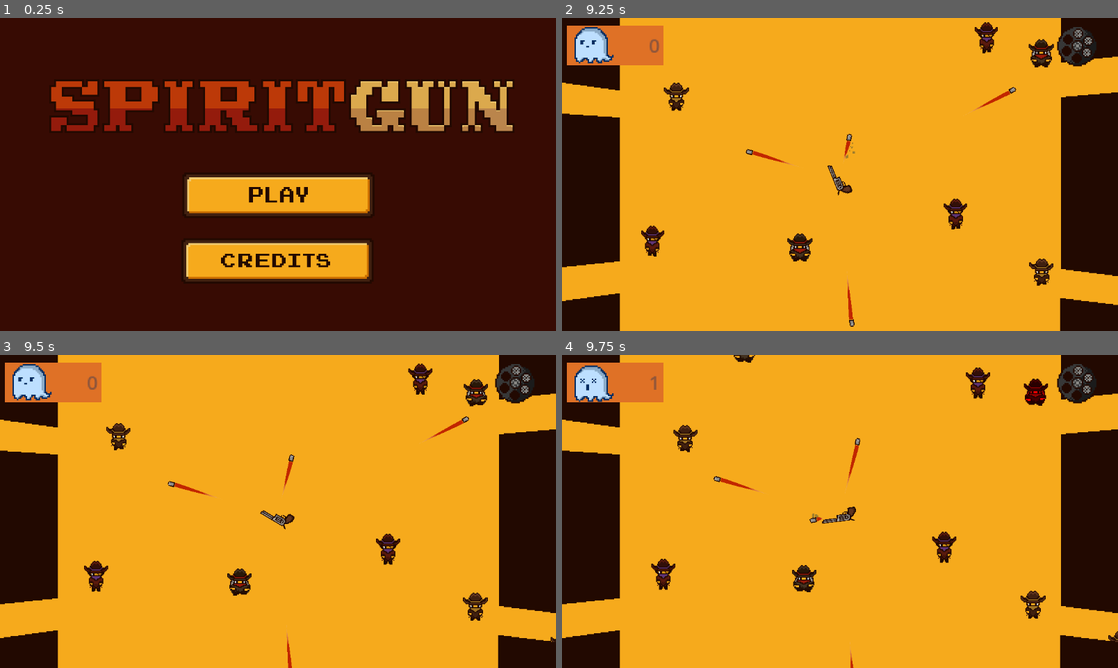
Above: before the commit, frames 1-4 (two rows, left to right).
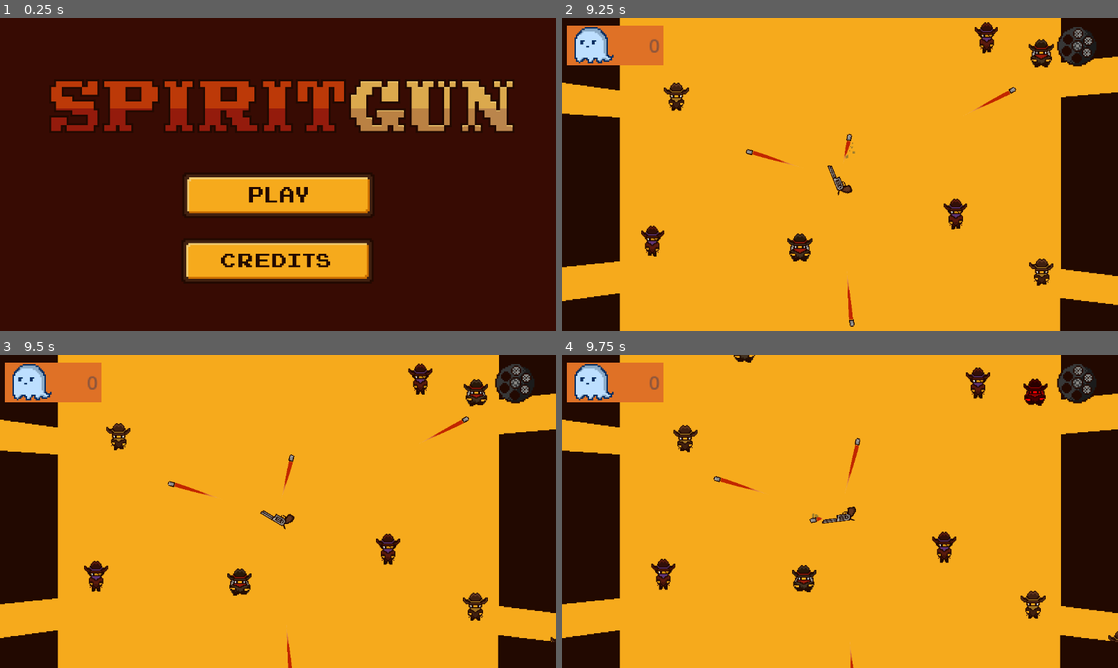
Above: after the commit, the same moments.

Repository: Guigo-dev/JuniperGameJam
Game: Godot game, scene res://Scenes/Menus/menu_inicial.tscn
Same seed, same stepped clock (60 frames per second), same inputs: the game is played once before the commit and once after it.
Inputs (mouse positions are in pixels of both pictures, inside the frame that each line leads up to):
- Up to frame 1 (0.25 s): no input
- Up to frame 2 (9.25 s): click (840, 196) at 0.5 s; move the mouse to (962, 158) at 1.27 s; hold Right (Direita) 1.28-2.03 s; tap Space (atirar) every 0.75 s from 1.35 to 8.85 s; click (962, 158) at 1.42 s; move the mouse to (728, 190) at 2.02 s; hold Left (Esquerda) 2.03-2.78 s; move the mouse to (895, 105) at 2.77 s; hold Right (Direita) 2.78-4.28 s; move the mouse to (812, 237) at 3.52 s; click (812, 237) at 3.67 s; move the mouse to (1006, 221) at 4.27 s; hold Left (Esquerda) 4.28-6.53 s; move the mouse to (673, 127) at 5.02 s; move the mouse to (867, 174) at 5.77 s; click (867, 174) at 5.92 s; move the mouse to (756, 96) at 6.52 s; hold Right (Direita) 6.53-8.78 s; move the mouse to (962, 158) at 7.27 s; move the mouse to (728, 190) at 8.02 s; click (728, 190) at 8.17 s; move the mouse to (895, 105) at 8.77 s; hold Left (Esquerda) from 8.78 s (still down)
- Up to frame 3 (9.5 s): keep holding Left (Esquerda)
- Up to frame 4 (9.75 s): keep holding Left (Esquerda); move the mouse to (812, 574) at 9.52 s; tap Space (atirar) at 9.6 s

Frames 1-3 are identical in both runs. In frame 4, 0.3% of the frame differs, in the area x 2-88%, y 2-17%.

Commit message:
correcoes upgradeTree

Diff:
--- a/Scripts/FasePrincipal/enemy.gd
+++ b/Scripts/FasePrincipal/enemy.gd
@@ -22,7 +22,6 @@
 func _on_area_entered(area: Area2D) -> void:
 	if(area.is_in_group("bala")):
 		hit_sound.play()
-		healthComponent.updateLP(-1)
 		healthComponent.updateLP(-area.damage)
 		flash_damage()
 		var direction = (global_position - area.position).normalized()
--- a/Scripts/Menus/upgrade_tree.gd
+++ b/Scripts/Menus/upgrade_tree.gd
@@ -15,6 +15,18 @@
 		$BulletButton/DamageButton.disabled = true
 
 func atualizar_labels():
+	if(GameManager.gunStats["lifeUpgradeQtd"] == 3):
+		$GunButton/LifeStatButton.disabled = true
+	if(GameManager.gunStats["speedUpgradeQtd"] == 3):
+		$GunButton/VelStatButton.disabled = true
+	if(GameManager.gunStats["fire_rateUpgradeQtd"] == 3):
+		$GunButton/FireRateButton.disabled = true
+	if(GameManager.bulletStat["penetrationUpgradeQtd"] == 3):
+		$BulletButton/PenStatButton.disabled = true
+	if(GameManager.bulletStat["velocityUpgradeQtd"] == 3):
+		$BulletButton/BulletVelStatButton.disabled = true
+	if(GameManager.bulletStat["damageUpgradeQtd"] == 3):
+		$BulletButton/DamageButton.disabled = true
 	$GunButton/LifeStatButton/Level.text = "Level: " +str(GameManager.gunStats["lifeUpgradeQtd"])
 	$GunButton/VelStatButton/Level.text = "Level: " +str(GameManager.gunStats["speedUpgradeQtd"])
 	$GunButton/FireRateButton/Level.text = "Level: " +str(GameManager.gunStats["fire_rateUpgradeQtd"])
@@ -25,24 +37,18 @@
 
 #emitindo sinais de upgrade de arma
 func _on_life_stat_button_pressed() -> void:
-	if(GameManager.gunStats["lifeUpgradeQtd"] == 2):
-		$GunButton/LifeStatButton.disabled = true
 	GameManager.gunStats["lifeUpgradeQtd"] += 1
 	atualizar_labels()
 	GameManager.XP -=1
 	GameManager.gun_stat_changed.emit(GameManager.GunStat.life)
 
 func _on_vel_stat_button_pressed() -> void:
-	if(GameManager.gunStats["speedUpgradeQtd"] == 2):
-		$GunButton/VelStatButton.disabled = true
 	GameManager.gunStats["speedUpgradeQtd"] += 1
 	atualizar_labels()
 	GameManager.XP -=1
 	GameManager.gun_stat_changed.emit(GameManager.GunStat.speed)
 
 func _on_fire_rate_button_pressed() -> void:
-	if(GameManager.gunStats["fire_rateUpgradeQtd"] == 2):
-		$GunButton/FireRateButton.disabled = true
 	GameManager.gunStats["fire_rateUpgradeQtd"] += 1
 	atualizar_labels()
 	GameManager.XP -=1
@@ -51,24 +57,18 @@
 
 #emitindo sinais de upgrade de bala
 func _on_pen_stat_button_pressed() -> void:
-	if(GameManager.bulletStat["penetrationUpgradeQtd"] == 2):
-		$BulletButton/PenStatButton.disabled = true
 	GameManager.bulletStat["penetrationUpgradeQtd"] += 1
 	GameManager.XP -=1
 	atualizar_labels()
 	GameManager.bullet_stat_changed.emit(GameManager.BulletStat.penetration)
 
 func _on_bullet_vel_stat_button_pressed() -> void:
-	if(GameManager.bulletStat["velocityUpgradeQtd"] == 2):
-		$BulletButton/BulletVelStatButton.disabled = true
 	GameManager.bulletStat["velocityUpgradeQtd"] += 1
 	atualizar_labels()
 	GameManager.XP -=1
 	GameManager.bullet_stat_changed.emit(GameManager.BulletStat.velocity)
 
 func _on_damage_button_pressed() -> void:
-	if(GameManager.bulletStat["damageUpgradeQtd"] == 2):
-		$BulletButton/DamageButton.disabled = true
 	GameManager.bulletStat["damageUpgradeQtd"] += 1
 	atualizar_labels()
 	GameManager.XP -=1
Not shown, changed: Sprites/PressStart2P.ttf.import
